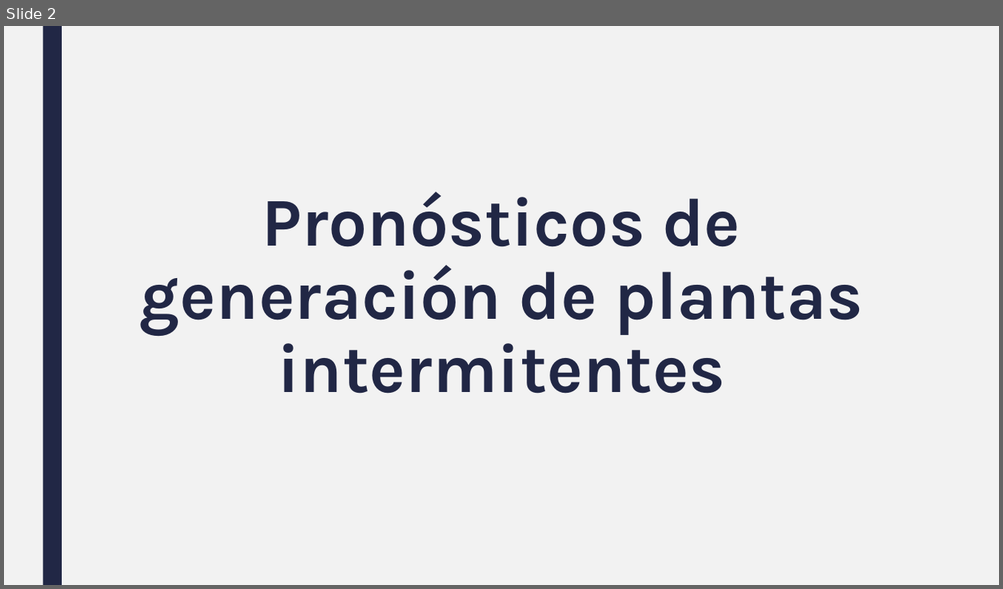
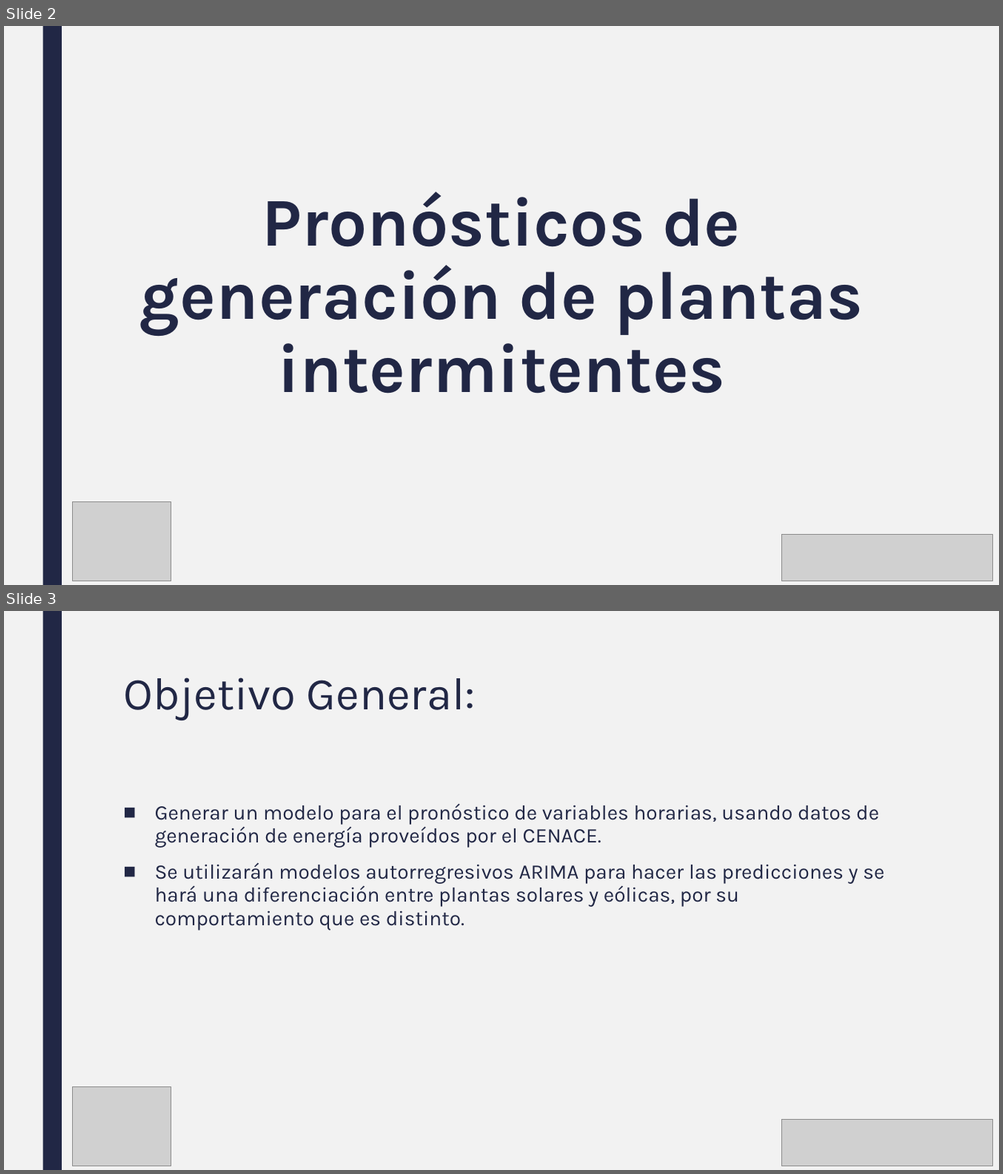
Before and after one commit to oscaralfonso17/Plantas_Intermitentes, a slide deck: Objetivos.pptx. Shown one above the other, each under a label of ours: slide 2 before the commit, slides 2 and 3 after it. The pictures are 1003x589 and 1003x1174 pixels, drawn with LibreOffice and Linux fonts; fonts in the diff are those of the drawing; grey boxes stand for pictures. Boxes give left, top, right and bottom in pixels: in the first picture for what was removed or moved away, otherwise in the second. Text is boxed around its words. In the diff, an @@ line names an element or a change of style, - is before the commit and + after.

```diff
--- a/Objetivos.pptx
+++ b/Objetivos.pptx
@@ slide 3 added at [4, 611, 999, 1170], background #F2F2F2; not listed: 1 template element that a slide beside it also shows @@
@@ title added at [123, 678, 475, 721], 44 pt, text #212745 @@
+Objetivo General:
@@ text added at [155, 803, 884, 931], 20 pt, text #212745 @@
+■ Generar un modelo para el pronóstico de variables horarias, usando datos de generación de energía proveídos por el CENACE.
+■ Se utilizarán modelos autorregresivos ARIMA para hacer las predicciones y se hará una diferenciación entre plantas solares y eólicas, por su comportamiento que es distinto.
@@ picture added at [73, 1087, 170, 1167] @@
@@ picture added at [782, 1120, 992, 1167] @@
@@ slide 2 changed as well @@
@@ picture added at [73, 502, 170, 582] @@
@@ picture added at [782, 535, 992, 582] @@
```
Also in this commit, not shown: 3 other slides changed, 2 other slides added, 2 slides removed, 1 other file.
